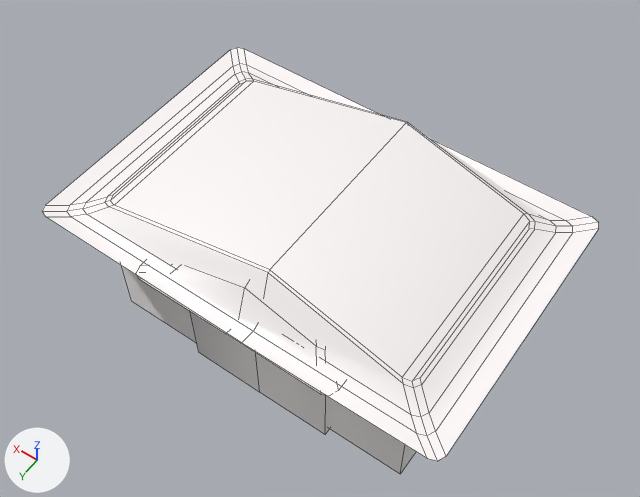
Two versions of the FBX model Assets/_Graphs/Meshs/Props/BRUME_Maison.fbx, one commit apart.
Both versions are drawn from a 50 mm lens placed at (-5.49, 8.33, 14.77), pointed at (0.03, 0.61, 2.63). Every picture has the same lights, and +X, +Y and +Z are marked at lower left. Mesh edges are drawn as thin lines.

Before the edit, the objects in view are built like this:
```python
me_cube_015 = bpy.data.meshes.new('Cube.015')
me_cube_015.from_pydata(...)  # 94 vertices, 78 faces; spans x -3.76..4.42, y -2.56..2.99, z 0.0..3.89
me_cube_015.materials.append(mat_m_uv)  # its picture is missing
me_cube_039 = bpy.data.meshes.new('Cube.039')
me_cube_039.from_pydata(...)  # 76 vertices, 60 faces; spans x -1.87..2.19, y -2.27..3.0, z 0.0..3.55
me_cube_039.materials.append(mat_m_uv)  # its picture is missing
ob_out_maison_big = bpy.data.objects.new('OUT_Maison_BIG', me_cube_015)
ob_out_maison_big.location = (0.0, 0.0, 0.0)
ob_out_maison_sma = bpy.data.objects.new('OUT_Maison_SMA', me_cube_039)
ob_out_maison_sma.location = (0.0, 0.0, 0.0)
```
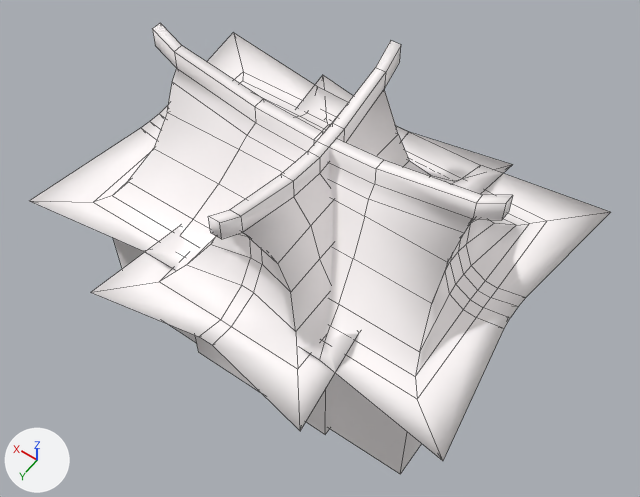
Commit message: wip out props

Pixel boxes (x1, y1, x2, y2) of what changed, in the pictures (640 x 497 px):
'OUT_Maison_BIG', reshaped
    before: (42, 48, 599, 474)
    after: (30, 23, 610, 474)
'OUT_Maison_SMA', reshaped
    before: (138, 267, 330, 434)
    after: (91, 40, 512, 434)
part 1 of me_cube_015, rebuilt (6% taller)
    before: (42, 48, 599, 461)
    after: (30, 23, 610, 461)
part 2 of me_cube_039, rebuilt
    before: (138, 267, 325, 395)
    after: (91, 40, 512, 431)

What changed in the scene script:
```text
Change me_cube_015:
    used by ob_out_maison_big; location = (0.0, 0.0, 0.0)
    remove me_cube_015.from_pydata(...)  # 94 vertices, 78 faces; spans x -3.76..4.42, y -2.56..2.99, z 0.0..3.89
    add me_cube_015.from_pydata(...)  # 188 vertices, 172 faces; spans x -3.81..4.49, y -2.59..3.02, z 0.0..5.53
    me_cube_015 part 1: the loose piece of 70 vertices spanning x -3.76..4.42, y -2.56..2.99, z 2.82..3.89 is rebuilt with 164 vertices and now spans x -3.81..4.49, y -2.59..3.02, z 2.85..5.53
Change me_cube_039:
    used by ob_out_maison_sma; location = (0.0, 0.0, 0.0)
    remove me_cube_039.from_pydata(...)  # 76 vertices, 60 faces; spans x -1.87..2.19, y -2.27..3.0, z 0.0..3.55
    add me_cube_039.from_pydata(...)  # 132 vertices, 118 faces; spans x -1.91..2.24, y -2.6..3.81, z 0.0..5.54
    me_cube_039 part 2: the loose piece of 56 vertices spanning x -1.87..2.19, y -2.27..3.0, z 2.75..3.55 is rebuilt with 112 vertices and now spans x -1.91..2.24, y -2.6..3.81, z 2.85..5.54
```
